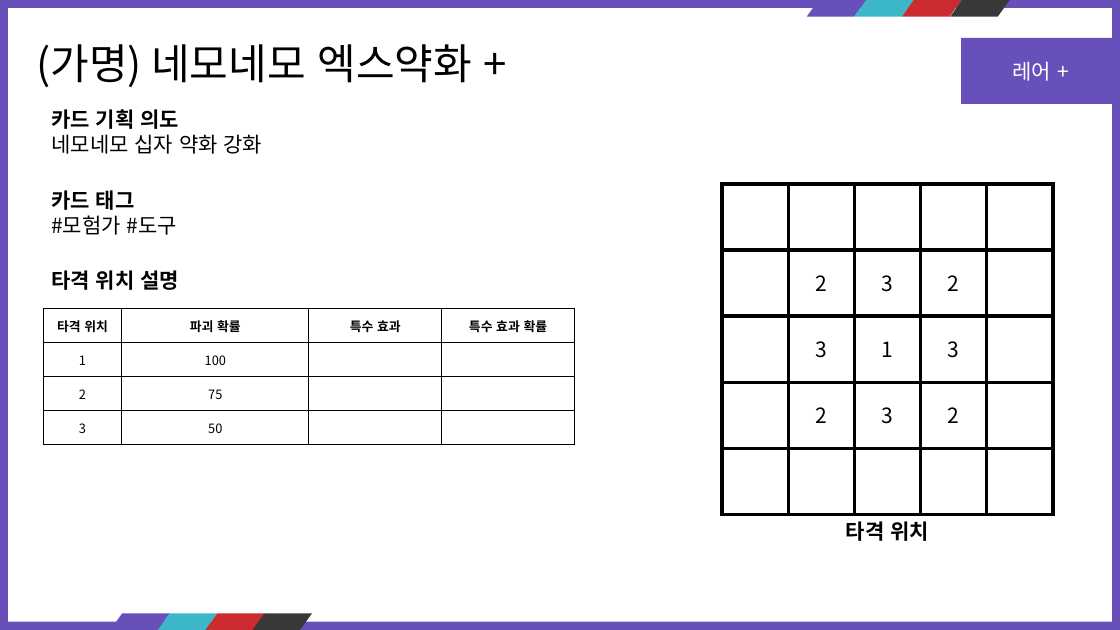
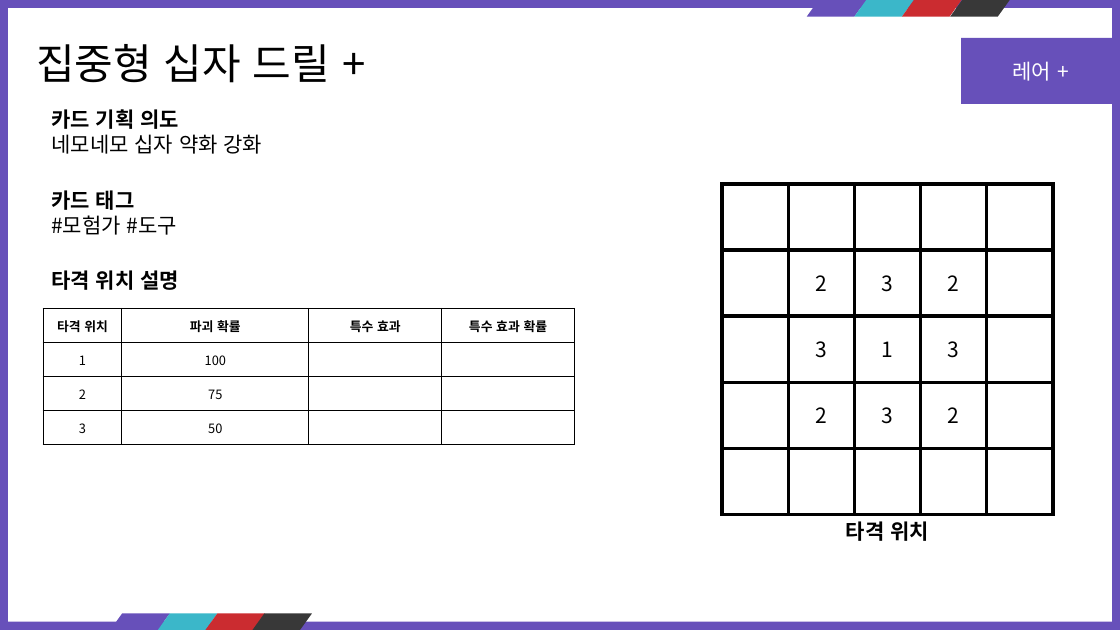
Before and after one commit to kauthor/FluffyDisdog, a slide deck: slide 22 of Plan/기획서/카드 정리.pptx. Drawn at 1120x630 pixels with LibreOffice and Linux fonts; fonts in the diff are those of the drawing. Boxes give left, top, right and bottom in pixels: in the first picture for what was removed or moved away, otherwise in the second. Text is boxed around its words. In the diff, an @@ line names an element or a change of style, - is before the commit and + after.

```diff
--- a/Plan/기획서/카드 정리.pptx
+++ b/Plan/기획서/카드 정리.pptx
@@ text at bbox=[36, 44, 330, 83]: text changed @@
-(가명) 네모네모 엑스약화 +
+집중형 십자 드릴 +
```
Also in this commit, not shown: 12 other slides changed, 1 other file.
